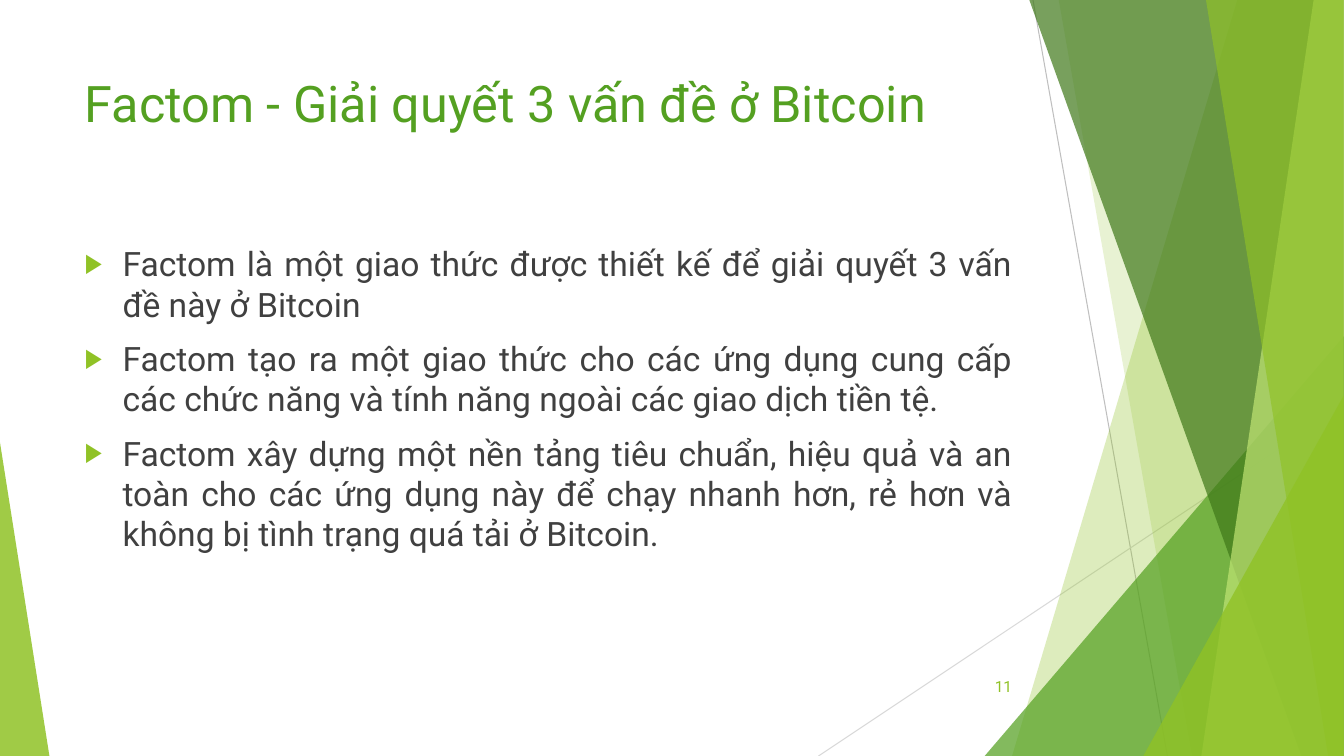
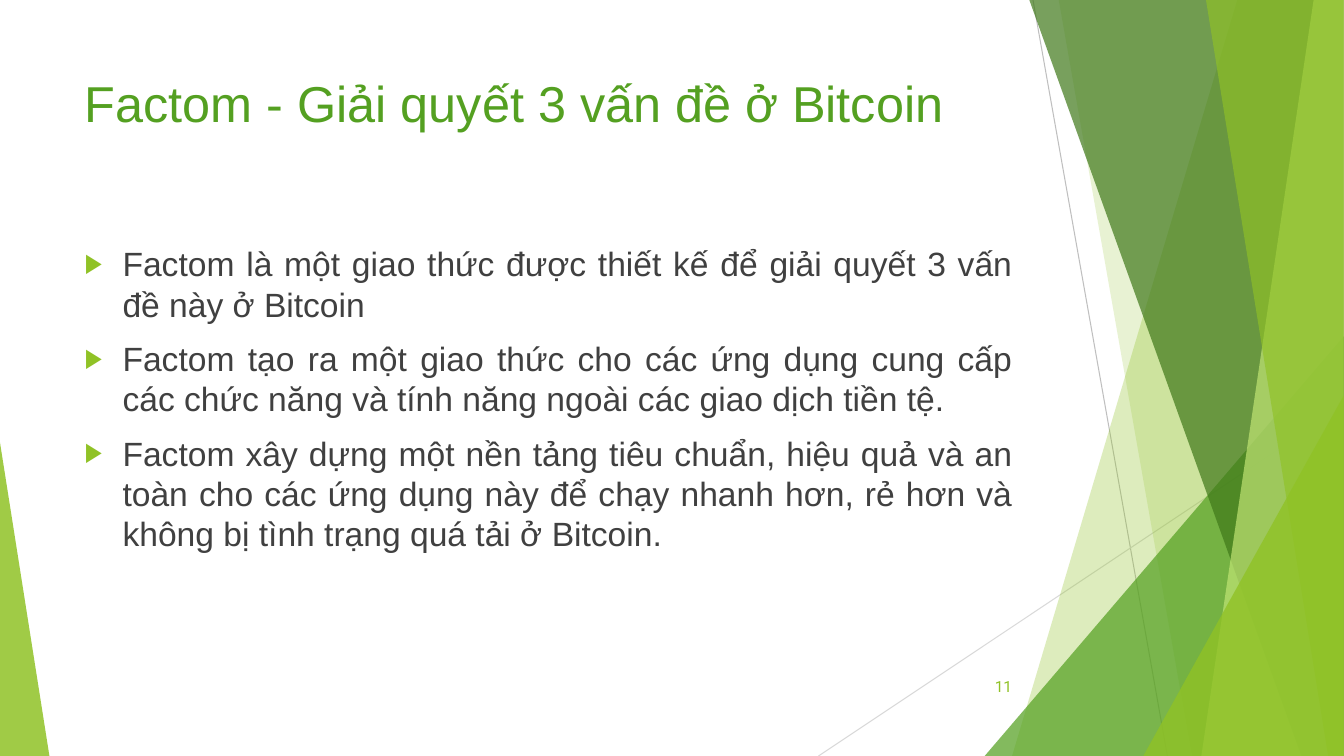
Before and after one commit to bku-blockchain/factom-research, a slide deck: slide 11 of docs/factom.pptx. Drawn at 1344x756 pixels with LibreOffice and Linux fonts; fonts in the diff are those of the drawing. Boxes give left, top, right and bottom in pixels: in the first picture for what was removed or moved away, otherwise in the second. Text is boxed around its words. In the diff, an @@ line names an element or a change of style, - is before the commit and + after.

```diff
--- a/docs/factom.pptx
+++ b/docs/factom.pptx
@@ title "Factom - Giải quyết 3 ..." at (85, 83, 943, 132): font Roboto to Arial @@
@@ text "Factom là một giao thức ..." at (123, 249, 1012, 553): font Roboto to Arial @@
```
Also in this commit, not shown: 14 other slides changed, 17 slides added, 2 other files.
